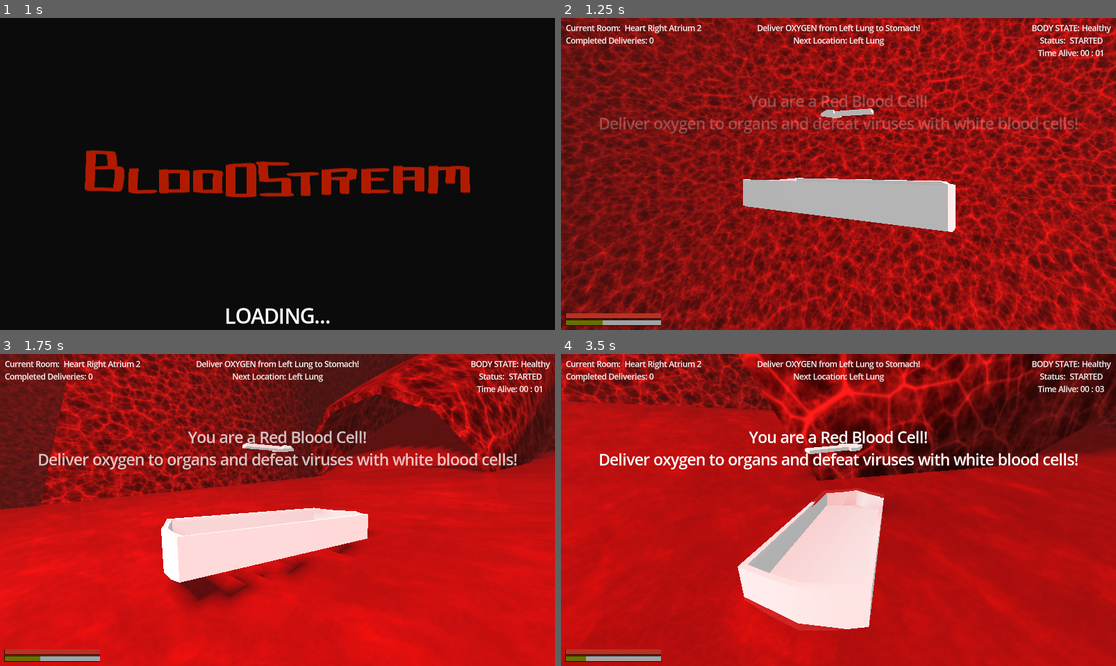
Above: before the commit, frames 1-4 (two rows, left to right).
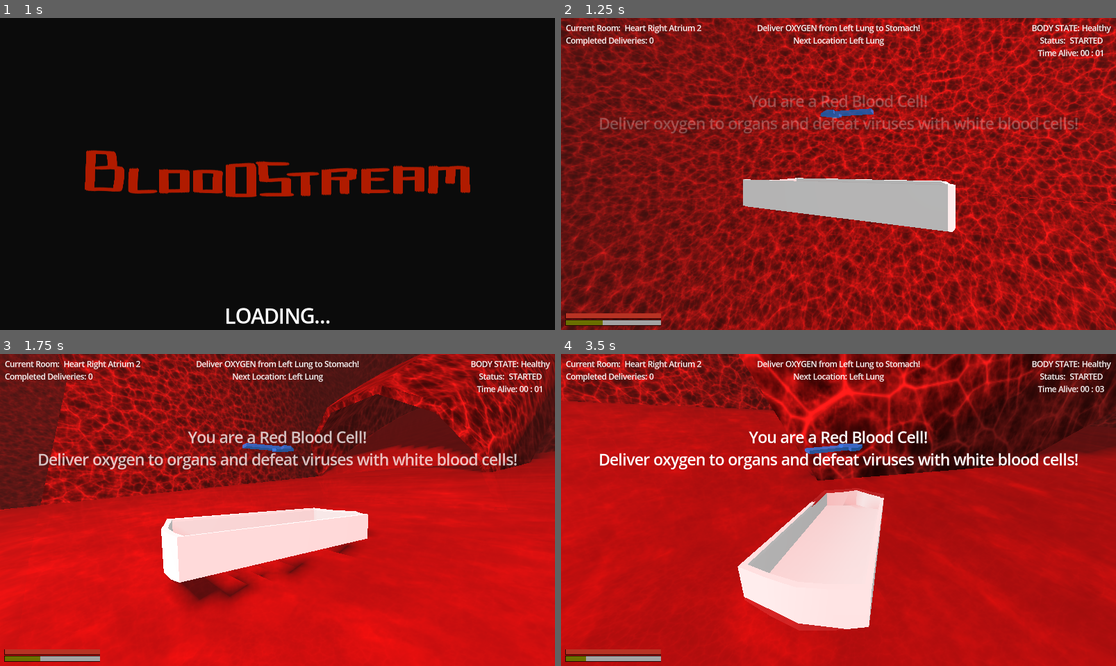
Above: after the commit, the same moments.

Repository: petegilb/bloodstream
Game: Godot game, scene res://levels/mainlevel.tscn
Two runs of this game, one before a commit and one after it. Both use one fixed random seed, a clock stepped at 60 frames per second and the inputs below. Sound files missing from this copy of the repository are replaced by a short silence.
Inputs (mouse positions are in pixels of both pictures, inside the frame that each line leads up to):
- Up to frame 1 (1 s): tap Enter at 0.5 s; move the mouse to (305, 174) at 0.52 s; hold W (move_forward) from 0.53 s (still down); hold Shift (boost) from 0.53 s (still down)
- Up to frame 2 (1.25 s): keep holding W (move_forward); keep holding Shift (boost)
- Up to frame 3 (1.75 s): keep holding W (move_forward); move the mouse to (249, 510) at 1.27 s; release Shift (boost) at 1.28 s; tap Shift (boost) at 1.35 s
- Up to frame 4 (3.5 s): keep holding W (move_forward); move the mouse to (849, 503) at 2.02 s; hold Shift (boost) 2.03-2.78 s; move the mouse to (832, 516) at 2.77 s; tap Shift (boost) at 2.85 s

Frame 1 is identical in both runs. In frame 2, 0.2% of the frame differs, in the area x 46-57%, y 28-33%; in frame 3, 0.2%; in frame 4, 0.3%, in the area x 43-60%, y 28-53%.

Commit message:
try to randomize spawn positions a bit more + give more health from pickups

Diff:
--- a/core/pickups/pill_pickup.gd
+++ b/core/pickups/pill_pickup.gd
@@ -1,6 +1,6 @@
 extends Pickup
 
-@export var health_amount := 10
+@export var health_amount := 25
 
 func _pickup(character: BoatCharacter):
     print('pill picked up')
--- a/prefabs/cells/virus.tscn
+++ b/prefabs/cells/virus.tscn
@@ -10,7 +10,7 @@
 collision_layer = 128
 collision_mask = 0
 script = ExtResource("1_yjfkp")
-movement_speed = 12.0
+movement_speed = 9.0
 show_debug = true
 
 [node name="MeshInstance3D" type="MeshInstance3D" parent="."]
--- a/scripts/boat.gd
+++ b/scripts/boat.gd
@@ -188,4 +188,5 @@
 	if in_front:
 		distance_factor = -distance_factor
 	var behind_position := camera_transform.origin + distance_factor
+	behind_position += camera.global_transform.basis.x * randf_range(-4.0, 4.0)
 	return behind_position
--- a/scripts/spawn_manager.gd
+++ b/scripts/spawn_manager.gd
@@ -25,8 +25,8 @@
 
 var difficulty_modifiers = {
     DIFFICULTY_STAGES.HEALTHY: 0.0,
-    DIFFICULTY_STAGES.SNIFFLES: 2.0,
-    DIFFICULTY_STAGES.UNDER_WEATHER: 3.0,
+    DIFFICULTY_STAGES.SNIFFLES: 1.0,
+    DIFFICULTY_STAGES.UNDER_WEATHER: 2.0,
     DIFFICULTY_STAGES.VIRAL: 4.0,
     DIFFICULTY_STAGES.FEVER: 5.0,
     DIFFICULTY_STAGES.CHOLESTEROL: 7.0,
@@ -133,7 +133,7 @@
     var spawn_point : Vector3
     var set_spawn_point := false
 
-    var random_choice := randi_range(0, 1)
+    var random_choice := randi_range(0, 2)
     if random_choice == 0:
         spawn_point = NavigationServer3D.map_get_closest_point(nav_map, GameManager.player.get_behind_camera(SPAWN_DISTANCE, true))
         set_spawn_point = true
